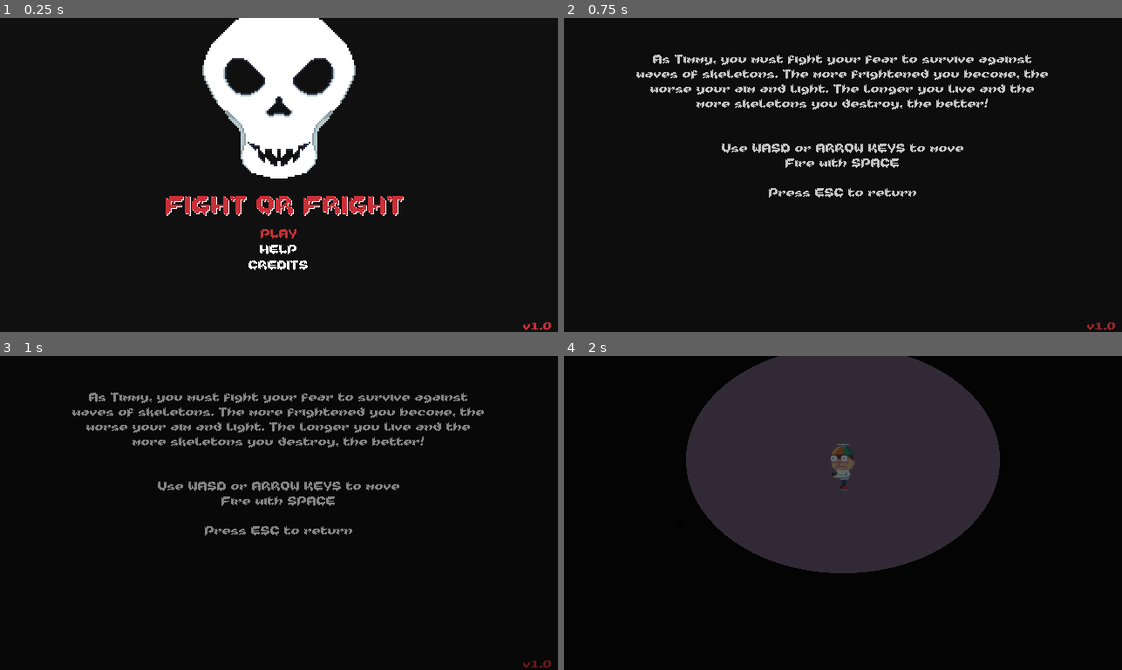
Above: before the commit, frames 1-4 (two rows, left to right).
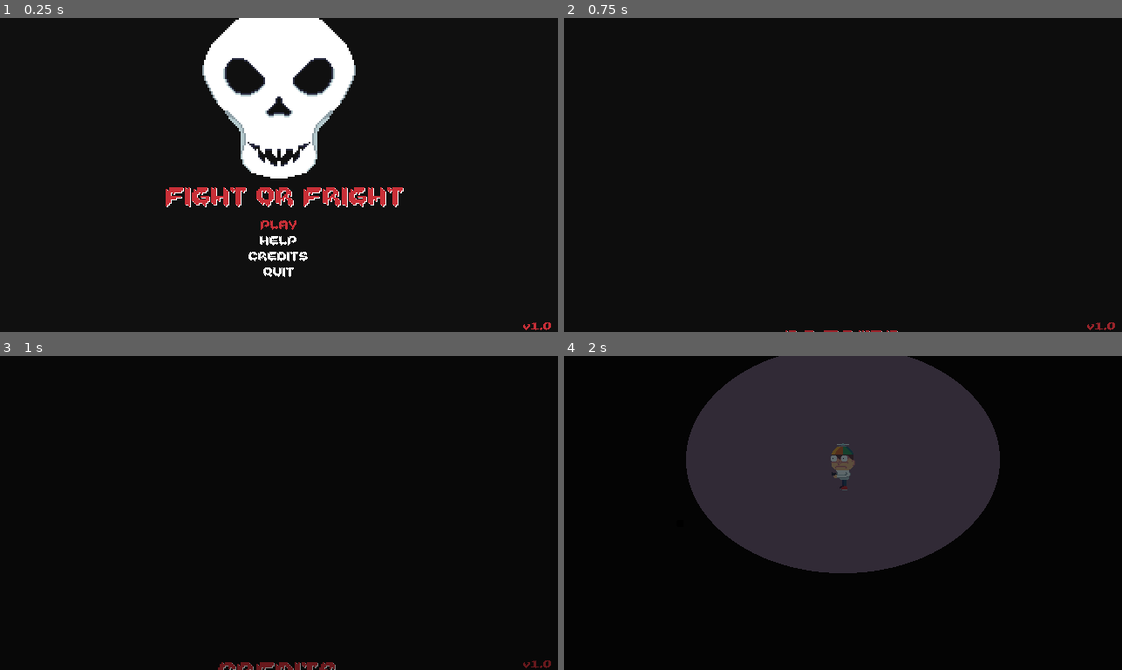
Above: after the commit, the same moments.

Repository: RustyMonky/fightOrFright
Game: Godot game, scene res://levels/title.tscn
Same seed, same stepped clock (60 frames per second), same inputs: the game is played once before the commit and once after it.
Inputs:
- Up to frame 1 (0.25 s): no input
- Up to frame 2 (0.75 s): tap Enter (ui_accept) at 0.5 s; hold Up (ui_up) from 0.53 s (still down); hold Space (ui_select) from 0.53 s (still down)
- Up to frame 3 (1 s): keep holding Up (ui_up); keep holding Space (ui_select); tap Enter (ui_accept) at 0.77, 0.8 s
- Up to frame 4 (2 s): keep holding Up (ui_up); tap Enter (ui_accept) at 1.07, 1.35, 1.52, 1.82 s; release Space (ui_select) at 1.28 s; tap Space (ui_select) at 1.55 s

The runs differ from the first frame. In frame 1, 2.7% of the frame differs, in the area x 29-73%, y 53-83%; in frame 2, 3.8%; in frame 3, 4.1%, in the area x 12-87%, y 11-100%; in frame 4, nothing differs.

Commit message:
Adds quit option to title menu

Diff:
--- a/levels/title.gd
+++ b/levels/title.gd
@@ -1,6 +1,6 @@
 extends Control
 
-enum OPTIONS {PLAY, HELP, CREDITS}
+enum OPTIONS {PLAY, HELP, CREDITS, QUIT}
 
 onready var bgAudio = $backgroundMusic
 onready var credits = $credits
@@ -18,10 +18,10 @@
 	set_process_input(true)
 
 func _input(event):
-	if help.is_visible():
+	if help.is_visible() || credits.is_visible():
 		return
 
-	if event.is_action_pressed("ui_accept"):
+	elif event.is_action_pressed("ui_accept"):
 		if currentOption == OPTIONS.PLAY:
 			bgAudio.stop()
 			effectAudio.play()
@@ -30,18 +30,24 @@
 			help.show()
 		elif currentOption == OPTIONS.CREDITS:
 			credits.show()
+		elif currentOption == OPTIONS.QUIT:
+			get_tree().quit()
 
 	elif event.is_action_pressed("ui_down"):
 		if currentOption == OPTIONS.PLAY:
 			currentOption = OPTIONS.HELP
+		elif currentOption == OPTIONS.HELP:
+			currentOption = OPTIONS.CREDITS
 		else:
-			currentOption = OPTIONS.CREDITS
+			currentOption = OPTIONS.QUIT
 		updateHoveredOption()
 	elif event.is_action_pressed("ui_up"):
 		if currentOption == OPTIONS.HELP:
 			currentOption = OPTIONS.PLAY
+		elif currentOption == OPTIONS.CREDITS:
+			currentOption = OPTIONS.HELP
 		else:
-			currentOption = OPTIONS.HELP
+			currentOption = OPTIONS.CREDITS
 		updateHoveredOption()
 
 func updateHoveredOption():
--- a/levels/title.tscn
+++ b/levels/title.tscn
@@ -58,9 +58,9 @@
 anchor_right = 0.5
 anchor_bottom = 0.5
 margin_left = -130.0
-margin_top = 20.0
+margin_top = 10.0
 margin_right = 144.0
-margin_bottom = 48.0
+margin_bottom = 38.0
 rect_pivot_offset = Vector2( 0, 0 )
 rect_clip_content = false
 mouse_filter = 2
@@ -85,9 +85,9 @@
 anchor_right = 0.5
 anchor_bottom = 0.5
 margin_left = -320.0
-margin_top = 60.0
+margin_top = 50.0
 margin_right = 320.0
-margin_bottom = 92.0
+margin_bottom = 118.0
 rect_pivot_offset = Vector2( 0, 0 )
 rect_clip_content = false
 mouse_filter = 1
@@ -161,6 +161,30 @@
 size_flags_vertical = 4
 custom_fonts/font = ExtResource( 3 )
 text = "Credits"
+align = 1
+uppercase = true
+percent_visible = 1.0
+lines_skipped = 0
+max_lines_visible = -1
+_sections_unfolded = [ "custom_fonts" ]
+
+[node name="quit" type="Label" parent="optionsVBox" index="3"]
+
+anchor_left = 0.0
+anchor_top = 0.0
+anchor_right = 0.0
+anchor_bottom = 0.0
+margin_top = 54.0
+margin_right = 640.0
+margin_bottom = 68.0
+rect_pivot_offset = Vector2( 0, 0 )
+rect_clip_content = false
+mouse_filter = 2
+mouse_default_cursor_shape = 0
+size_flags_horizontal = 1
+size_flags_vertical = 4
+custom_fonts/font = ExtResource( 3 )
+text = "Quit"
 align = 1
 uppercase = true
 percent_visible = 1.0
